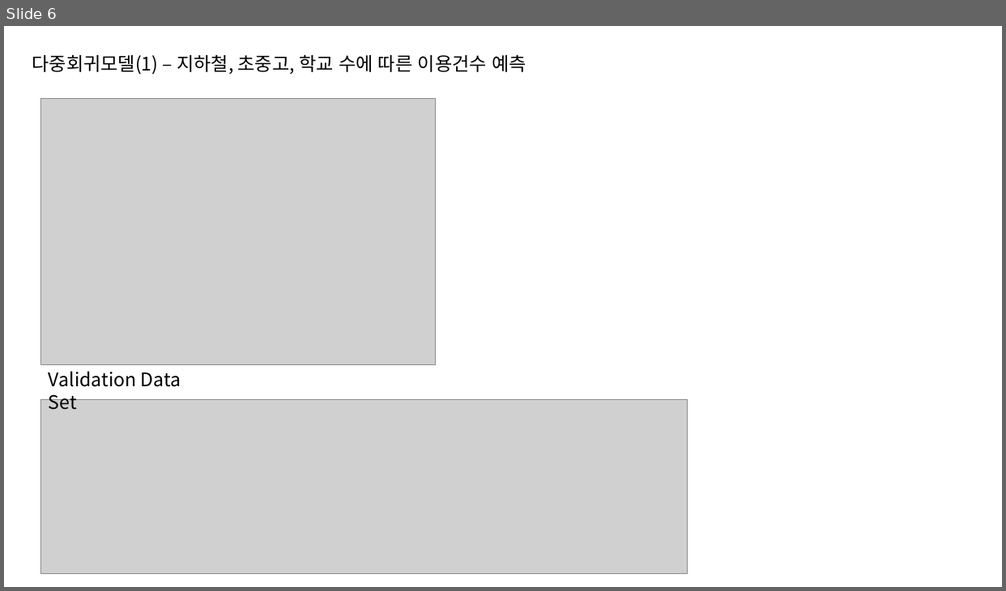
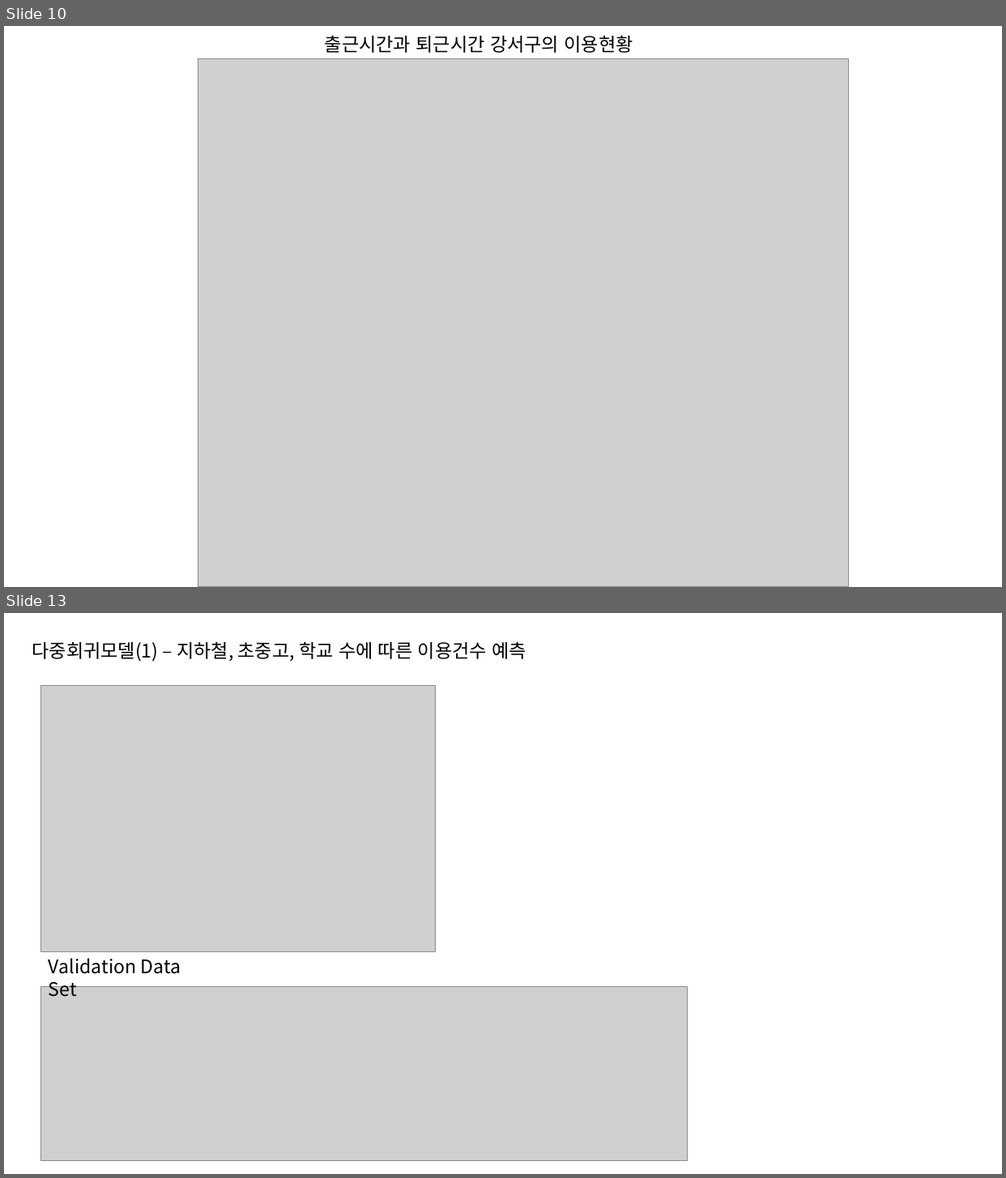
Before and after one commit to nyeoni/R-bike-analysis, a slide deck: FinalProject.pptx. Shown one above the other, each under a label of ours: slide 6 before the commit, slides 10 and 13 after it; the slides between them are not shown. The pictures are 1006x591 and 1006x1178 pixels, drawn with LibreOffice and Linux fonts; fonts in the diff are those of the drawing; grey boxes stand for pictures. Boxes give left, top, right and bottom in pixels: in the first picture for what was removed or moved away, otherwise in the second. Text is boxed around its words. In the diff, an @@ line names an element or a change of style, - is before the commit and + after.

```diff
--- a/FinalProject.pptx
+++ b/FinalProject.pptx
@@ slide 10 added at <box>4,26,1002,587</box>, background #FFFFFF @@
@@ text added at <box>325,35,633,53</box>, 18 pt, text #000000 @@
+출근시간과 퇴근시간 강서구의 이용현황
@@ picture added at <box>198,58,849,587</box> @@
@@ what was slide 6 is now slide 13 @@
```
Also in this commit, not shown: 1 slide changed, 10 other slides added, 6 slides removed, 1 other file.
